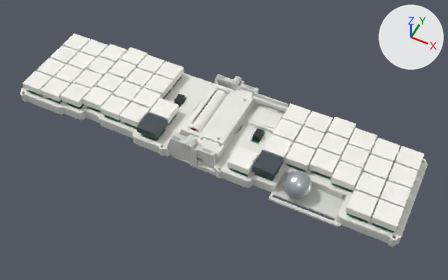
Renders of the Blender file 3d-models/folding-unibody/generated/komoro-folding-end-rims.blend from each side of a commit.
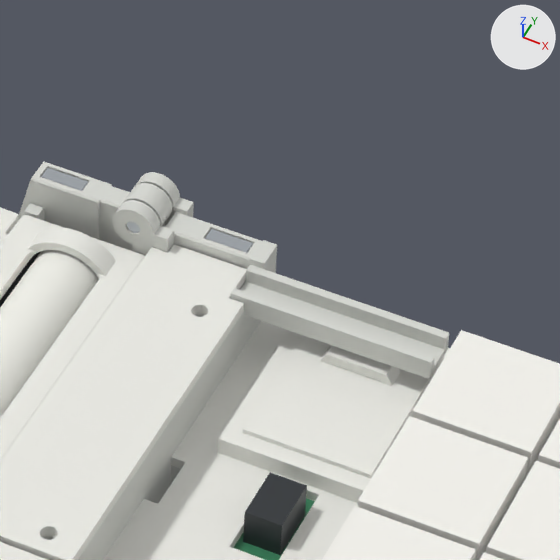
Each version is shown whole from a 50 mm camera at (0.1471, -0.2424, 0.341) aimed at (0.0111, 0.0297, 0.0009), then close up on the part from 47% to 69% of the width and 17% to 51% of the height. Every picture has the same lights, and +X, +Y and +Z are marked at upper right. The older version's two pictures come first.

Objects in the first close-up: '01_Open / AAA_cell_reference', '01_Open / battery_cap', '01_Open / left_tray', '01_Open / power_lid', '01_Open / right_SplitHeader_reference', '01_Open / right_XIAO_reference', '01_Open / right_key_08', '01_Open / right_key_18', '01_Open / right_key_19', '01_Open / right_key_20', '01_Open / right_plate', '01_Open / right_tray' and 9 more.
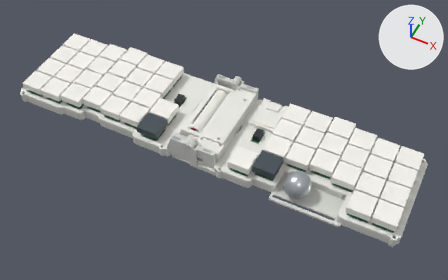
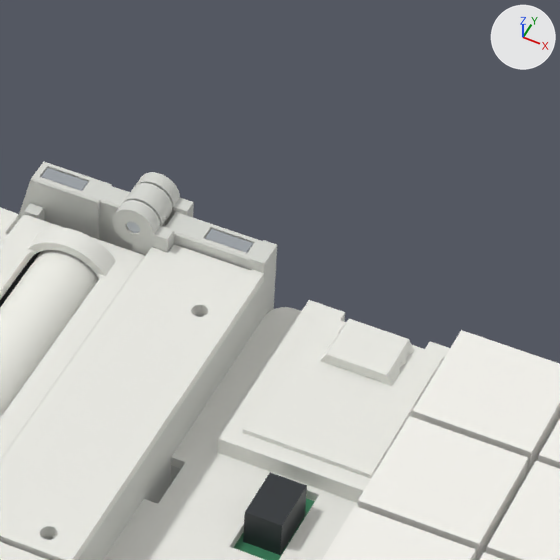
The change, as a diff of the scene's bpy script:
```diff
--- a/3d-models/folding-unibody/generated/komoro-folding-end-rims.blend.py
+++ b/3d-models/folding-unibody/generated/komoro-folding-end-rims.blend.py
@@ me_right_tray @@
 # used by ob_01_open___right_tray; location = (0.0, 0.0, 0.0)
-me_right_tray.from_pydata(...)  # 11082 vertices, 22208 faces; spans x -0.016..0.151, y -0.005..0.076, z 0.0..0.022
+me_right_tray.from_pydata(...)  # 11095 vertices, 22242 faces; spans x -0.016..0.151, y -0.005..0.076, z 0.0..0.022
+# me_right_tray part 1: 5 vertices moved within x 0.0..0.011, y 0.058..0.07, z 0.015..0.019; 19 vertices removed from x 0.016..0.044, y 0.064..0.07, z 0.014..0.017; 32 vertices added at x 0.015..0.045, y 0.066..0.074, z 0.002..0.015
+# other edits to the shape of me_right_tray do not show in these pictures
 me_right_tray.materials.append(mat_warm_grey___printed_tray)
@@ me_power_lid @@
 # used by ob_01_open___power_lid; location = (0.0, 0.0, 0.0)
-me_power_lid.from_pydata(...)  # 520 vertices, 1044 faces; spans x 0.0028..0.018, y 0.014..0.0697, z 0.0148..0.0163
+me_power_lid.from_pydata(...)  # 520 vertices, 1044 faces; spans x 0.0028..0.018, y 0.014..0.07, z 0.0148..0.0163
+# me_power_lid part 2
+# 5 vertices are removed from x 0.0158..0.018, y 0.0638..0.0697, z 0.0148..0.0163
+# 129 faces are deleted
+# 1 vertex moves from x 0.018, y 0.0638, z 0.0148 to x 0.018, y 0.07, z 0.0148
+# 5 vertices are added at (0.0163, 0.0697, 0.0163), (0.018, 0.07, 0.0163), (0.0163, 0.07, 0.0163), (0.0163, 0.0697, 0.0148), (0.0163, 0.07, 0.0148)
+# 129 new faces join them
 me_power_lid.materials.append(mat_ivory___printed_plate)
```

Where the change shows, as pixel boxes [x1, y1, x2, y2] in the close-ups (560 x 560 px; the box of a moved part takes in the faces that stretch with it):
'01_Open / right_tray', reshaped
    before: [24, 172, 449, 560]
    after: [24, 172, 277, 560]
part 1 of me_right_tray, moved or reshaped
    before: [229, 260, 449, 379]
    after: [229, 260, 273, 366]
part 2 of me_power_lid, moved or reshaped
    before: [72, 244, 247, 560]
    after: [72, 244, 264, 560]
